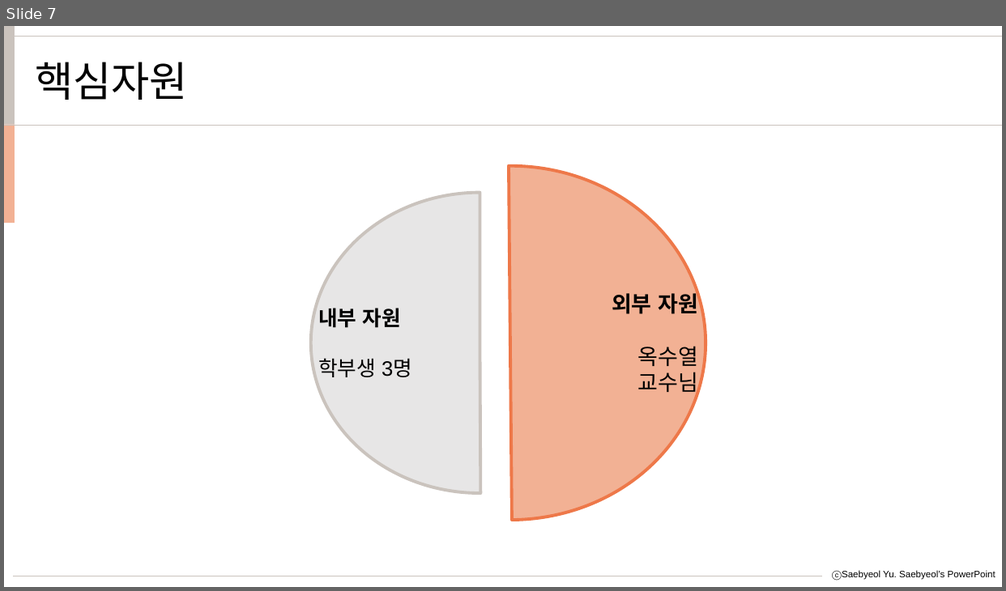
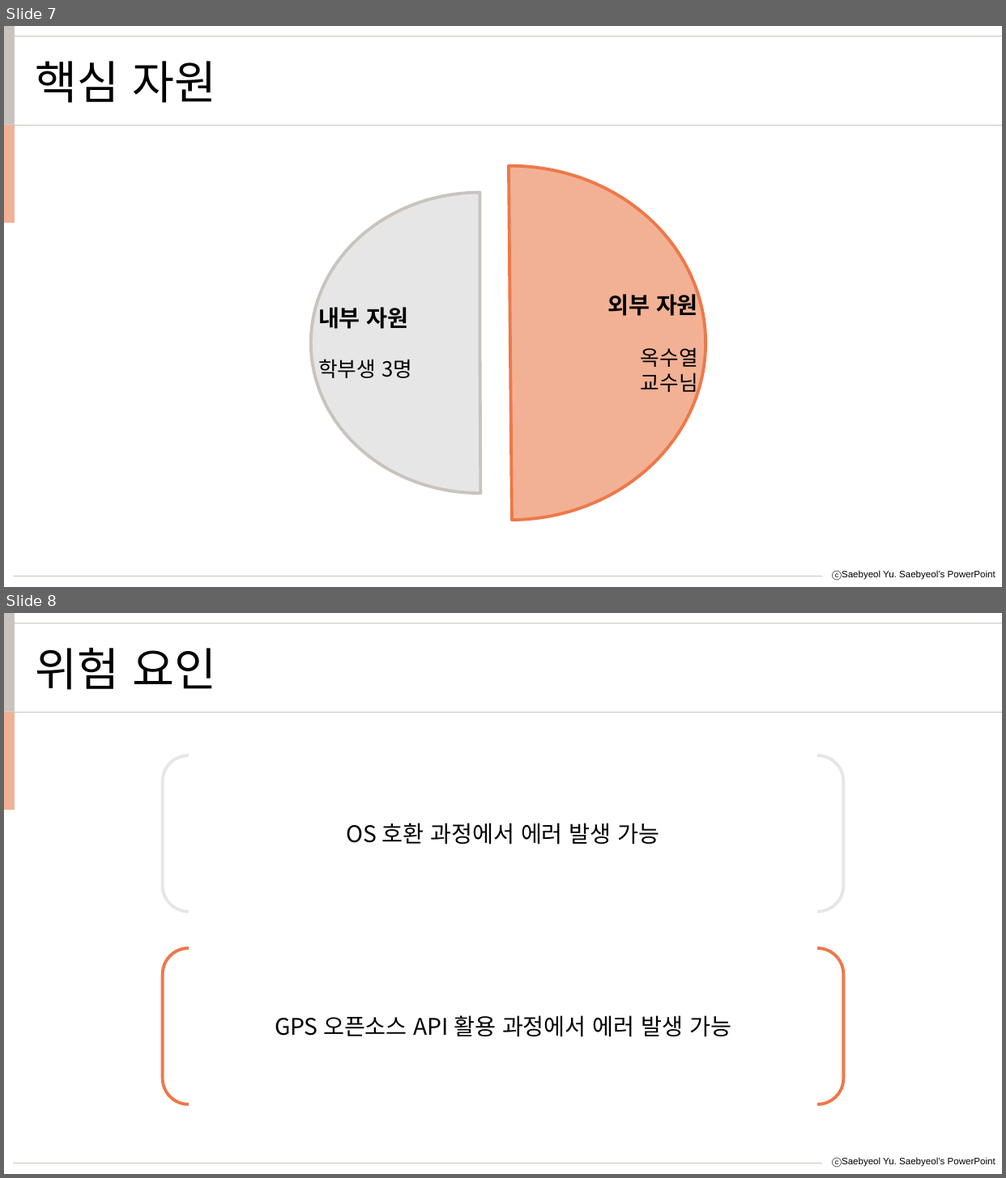
Before and after one commit to sowon-choi/alarm-with-gps, a slide deck: 2021-1 소프 일석삼조.pptx. Shown one above the other, each under a label of ours: slide 7 before the commit, slides 7 and 8 after it. The pictures are 1006x591 and 1006x1178 pixels, drawn with LibreOffice and Linux fonts; fonts in the diff are those of the drawing. Boxes give left, top, right and bottom in pixels: in the first picture for what was removed or moved away, otherwise in the second. Text is boxed around its words. In the diff, an @@ line names an element or a change of style, - is before the commit and + after.

```diff
--- a/2021-1 소프 일석삼조.pptx
+++ b/2021-1 소프 일석삼조.pptx
@@ slide 8 added at <box>4,613,1002,1174</box>, background #FFFFFF; not listed: 1 template element that a slide beside it also shows @@
@@ rectangle added at <box>4,613,15,712</box>, fill #CAC3BD @@
@@ line added from (15, 624) to (1002, 624), #CAC3BD 0.75 pt @@
@@ text added at <box>35,648,216,690</box>, 44 pt, text #000000 @@
+위험 요인
@@ rectangle added at <box>4,712,15,811</box>, fill #F2B194 @@
@@ line added from (4, 713) to (1002, 713), #CAC3BD 0.75 pt @@
@@ bracket pair added at <box>163,756,844,912</box>, outline #E7E6E6 3 pt, 22 pt, text #000000 @@
+OS 호환 과정에서 에러 발생 가능
@@ bracket pair added at <box>163,948,844,1105</box>, outline #EE7849 3 pt, 22 pt, text #000000 @@
+GPS 오픈소스 API 활용 과정에서 에러 발생 가능
@@ line added from (13, 1163) to (822, 1163), #CAC3BD 0.75 pt @@
@@ slide 7 changed as well @@
@@ text at <box>35,61,216,103</box>: text changed; size 40 to 44 pt; font Arial to Noto Sans CJK KR @@
-핵심자원
+핵심 자원
@@ pie slice (boxed as its full ellipse) "외부 자원" at <box>315,166,705,520</box>: size 21 to 22 pt in "외부 자원"; font Arial to Noto Sans CJK KR; size 21 to 20 pt in "옥수열", "교수님" @@
@@ pie slice (boxed as its full ellipse) "내부 자원" at <box>311,193,650,494</box>: size 20 to 22 pt in "내부 자원"; font Arial to Noto Sans CJK KR @@
```
Also in this commit, not shown: 8 other slides changed.
